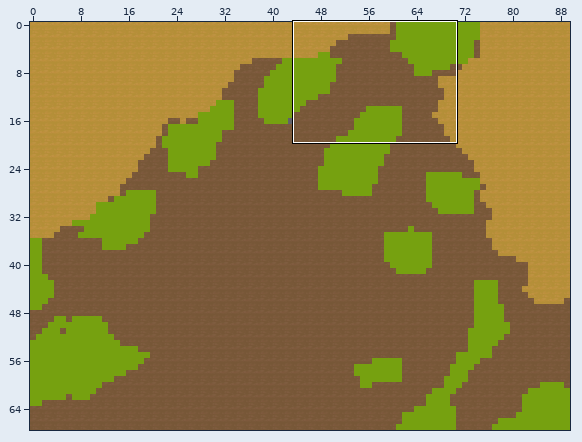
Two versions of a level (Tiled map, res/maps/level_12/map.tmx). Above, an overview of the earlier version with the close-up marked.
Close-up. Before the edit:
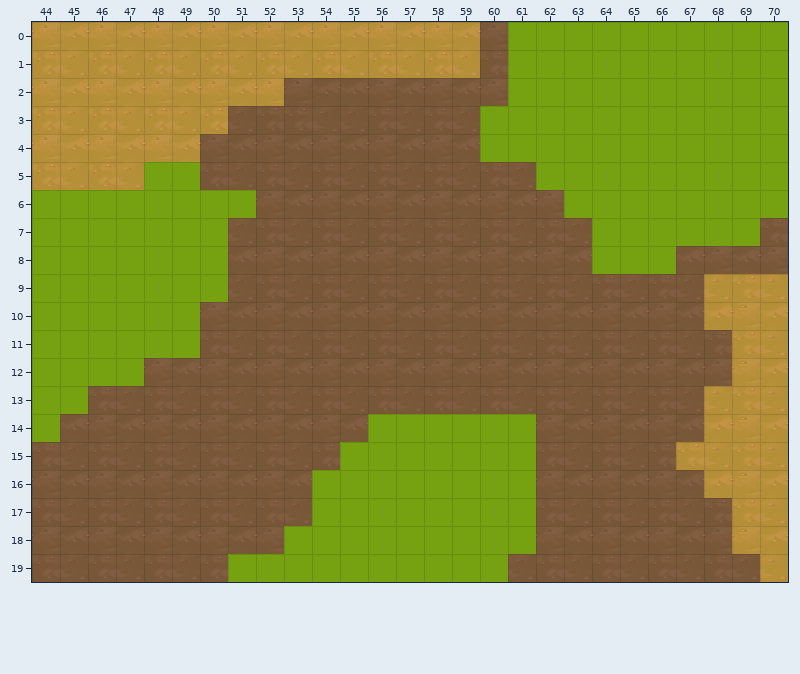
Cells are 64x64 px. Shown: x 44..70, y 0..19. The commit also changed other parts of the map, which this record leaves out.
Once edited:
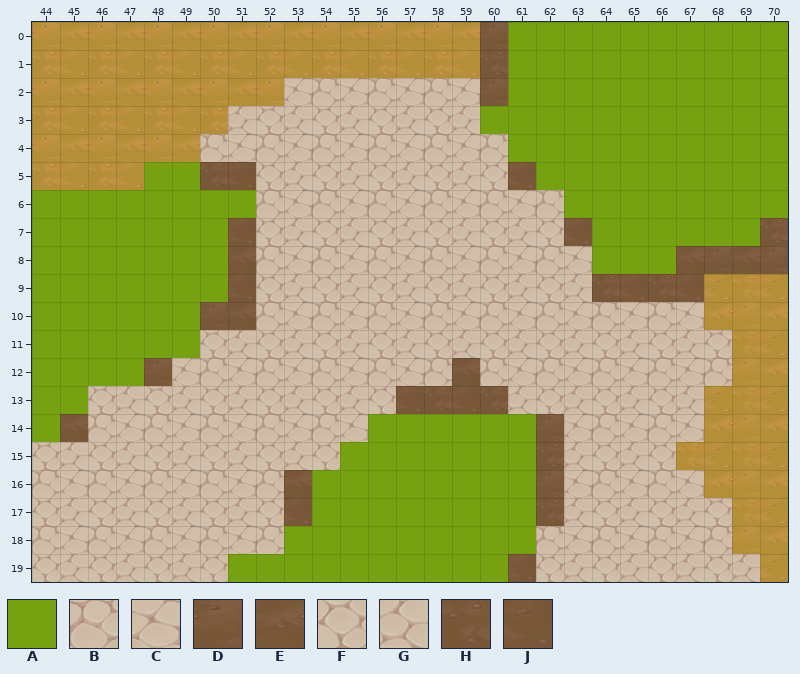
Key: from "base_terrain": A 0, B 16, C 17, D 18, E 19, F 48, G 49, H 50, J 51.
_ is an empty cell.
The exact change:
Layer "terrain":
Tile B replaces tile A in row 4 at x 60.
Tile B replaces tile D in row 2 at x 56 and 58; in row 4 at x 50, 52, 54, 56 and 58; in row 6 at x 52, 54, 56, 58, 60 and 62; in row 8 at x 52, 54, 56, 58, 60 and 62; in row 10 at x 52, 54, 56, 58, 60, 62, 64 and 66; in row 12 at x 50, 52, 54, 56, 58, 60, 62, 64, 66 and 68.
Tile B replaces tile D in row 14 at x 46, 48, 50, 52, 54, 64 and 66; in row 16 at x 44, 46, 48, 50, 52, 64 and 66; in row 18 at x 44, 46, 48, 50, 52, 62, 64, 66 and 68.
Tile B replaces tile E in row 2 at x 54.
Tile C replaces tile D in row 2 at x 53.
Tile C replaces tile E in row 2 at x 55, 57 and 59; in row 4 at x 51, 53, 55, 57 and 59; in row 6 at x 53, 55, 57, 59 and 61; in row 8 at x 53, 55, 57, 59, 61 and 63; in row 10 at x 53, 55, 57, 59, 61, 63, 65 and 67; in row 12 at x 49, 51, 53, 55, 57, 61, 63, 65 and 67.
Tile C replaces tile E in row 14 at x 47, 49, 51, 53, 55, 63, 65 and 67; in row 16 at x 45, 47, 49, 51, 63, 65 and 67; in row 18 at x 45, 47, 49, 51, 63, 65 and 67.
Tile F replaces tile H in row 3 at x 52, 56 and 58; in row 5 at x 52, 54, 56, 58 and 60; in row 7 at x 52, 54, 56, 58, 60 and 62; in row 9 at x 52, 54, 56, 58, 60 and 62; in row 11 at x 50, 52, 54, 56, 58, 60, 62, 64, 66 and 68; in row 13 at x 46, 48, 50, 52, 54, 56, 62, 64 and 66.
Tile F replaces tile H in row 15 at x 44, 46, 48, 50, 52, 54, 64 and 66; in row 17 at x 44, 46, 48, 50, 52, 64, 66 and 68; in row 19 at x 44, 46, 48, 50, 62, 64, 66 and 68.
Tile F replaces tile J in row 3 at x 54.
Tile G replaces tile H in row 3 at x 53.
Tile G replaces tile J in row 3 at x 51, 55, 57 and 59; in row 5 at x 53, 55, 57 and 59; in row 7 at x 53, 55, 57, 59 and 61; in row 9 at x 53, 55, 57, 59, 61 and 63; in row 11 at x 51, 53, 55, 57, 59, 61, 63, 65 and 67; in row 13 at x 47, 49, 51, 53, 55, 61, 63, 65 and 67.
Tile G replaces tile J in row 15 at x 45, 47, 49, 51, 53, 63 and 65; in row 17 at x 45, 47, 49, 51, 63, 65 and 67; in row 19 at x 45, 47, 49, 63, 65, 67 and 69.
Pixel boxes of the changes (left, top, right, bottom) in both close-ups:
changed: (32, 78, 760, 582)
